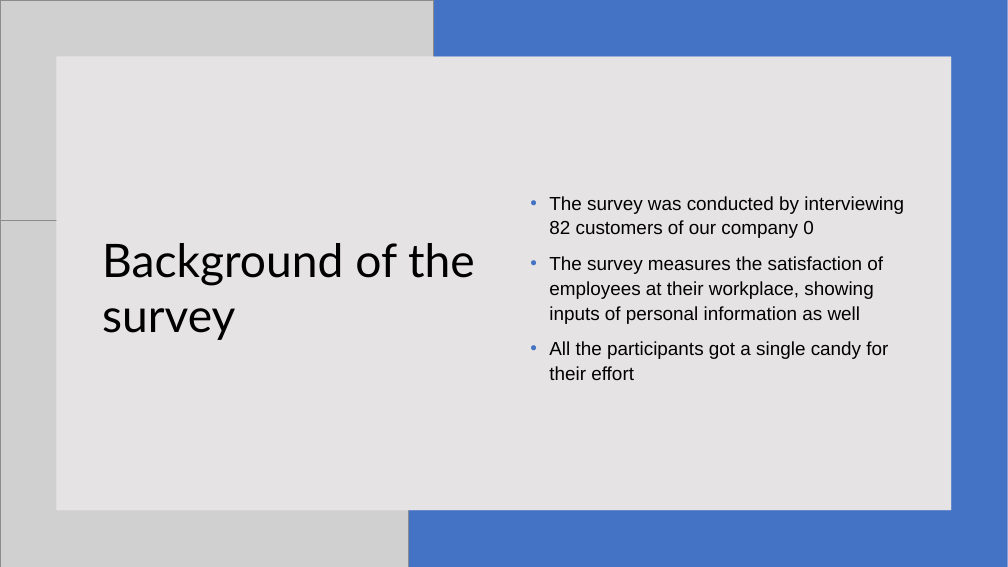
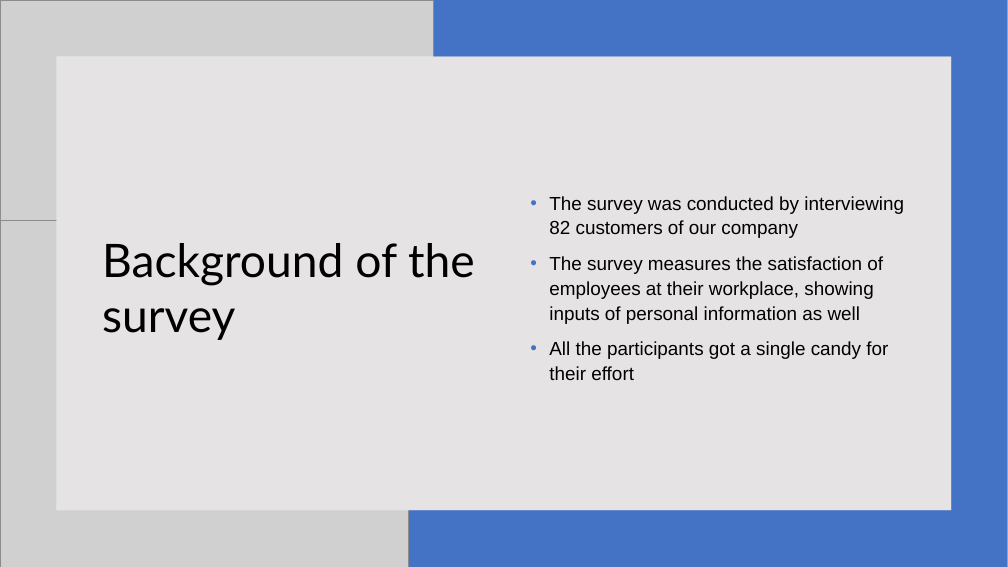
Before and after one commit to KatieRJ/BigDataProject, a slide deck: slide 2 of BigDataProject presentation.pptx. Drawn at 1008x567 pixels with LibreOffice and Linux fonts; fonts in the diff are those of the drawing; grey boxes stand for pictures; background and template pictures are left out. Boxes give left, top, right and bottom in pixels: in the first picture for what was removed or moved away, otherwise in the second. Text is boxed around its words. In the diff, an @@ line names an element or a change of style, - is before the commit and + after.

```diff
--- a/BigDataProject presentation.pptx
+++ b/BigDataProject presentation.pptx
@@ text at [549,196,904,238]: text changed @@
-• The survey was conducted by interviewing 82 customers of our company 0
+• The survey was conducted by interviewing 82 customers of our company
```
Also in this commit, not shown: 7 other slides changed, 2 slides added, 1 other file.
